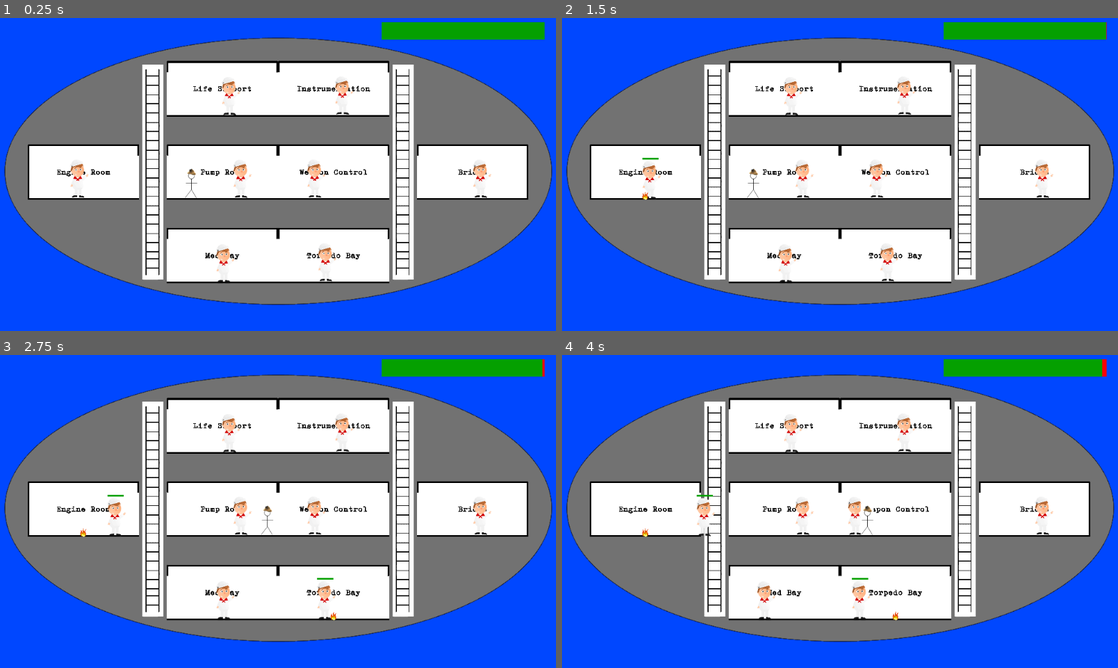
Above: before the commit, frames 1-4 (two rows, left to right).
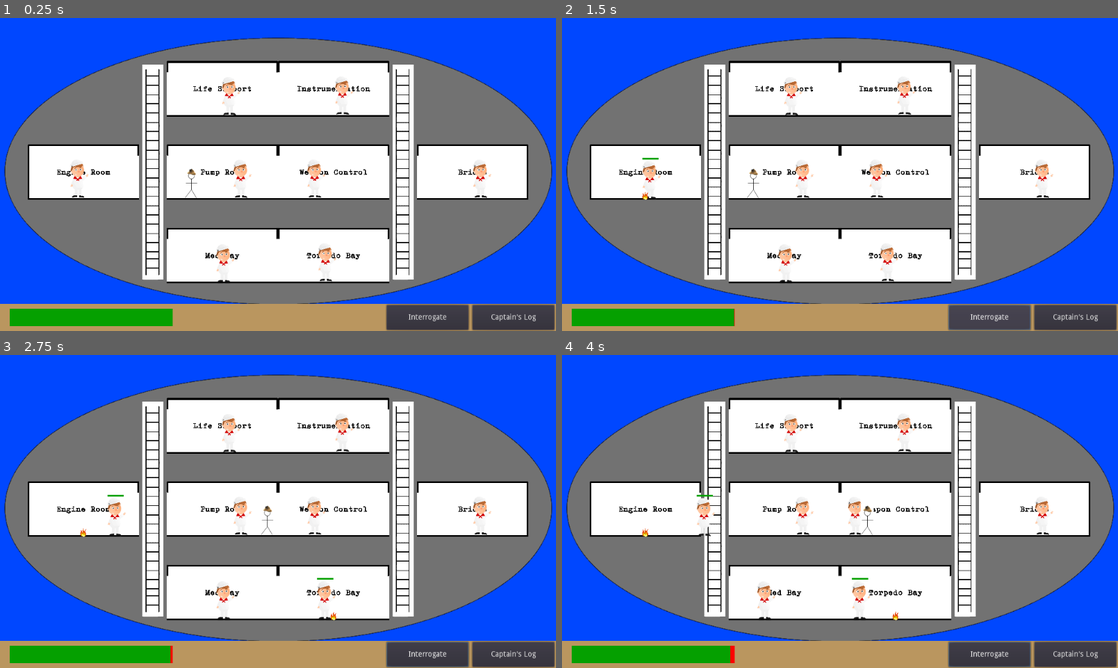
Above: after the commit, the same moments.

Repository: danielcannell/deep-clue-sea
Game: Godot game, scene res://Main.tscn
The game is run twice, just before and just after one commit, with the same random seed, the same clock (stepped at 60 frames per second) and the same inputs.
Inputs (mouse positions are in pixels of both pictures, inside the frame that each line leads up to):
- Up to frame 1 (0.25 s): no input
- Up to frame 2 (1.5 s): click (1073, 318) at 0.5 s, where only the run after the commit has a clickable "Captain's Log"; click (990, 318) at 1.25 s, where only the run after the commit has a clickable "Interrogate"
- Up to frame 3 (2.75 s): move the mouse to (83, 508) at 2.02 s; hold D (move_right) from 2.03 s (still down); click (83, 508) at 2.17 s; tap Space (jump) at 2.27 s
- Up to frame 4 (4 s): move the mouse to (895, 426) at 2.77 s; click (895, 426) at 2.92 s; tap Space (jump) at 3.02 s; move the mouse to (895, 508) at 3.52 s; release D (move_right) at 3.53 s; hold A (move_left) from 3.53 s (still down); click (895, 508) at 3.67 s

The runs differ from the first frame. In frame 1, 10% of the frame differs, in the area x 0-100%, y 1-100%; in frame 2, 10%; in frame 3, 10%; in frame 4, 10%.

Commit message:
Add hud buttons

Diff:
--- a/hud/HUD.tscn
+++ b/hud/HUD.tscn
@@ -8,9 +8,83 @@
 scale = Vector2( 1, 1 )
 transform = Transform2D( 1, 0, 0, 1, 0, 0 )
 
-[node name="Healthbar" type="Node2D" parent="." index="0"]
+[node name="Controlbar" type="Node2D" parent="." index="0"]
 
-position = Vector2( 852.749, 30.8964 )
+position = Vector2( 0, 600 )
+_sections_unfolded = [ "Transform" ]
+
+[node name="Background" type="ColorRect" parent="Controlbar" index="0"]
+
+anchor_left = 0.0
+anchor_top = 0.0
+anchor_right = 0.0
+anchor_bottom = 0.0
+margin_top = -50.0
+margin_right = 1024.0
+rect_pivot_offset = Vector2( 0, 0 )
+rect_clip_content = false
+mouse_filter = 0
+mouse_default_cursor_shape = 0
+size_flags_horizontal = 1
+size_flags_vertical = 1
+color = Color( 0.730469, 0.591143, 0.373795, 1 )
+_sections_unfolded = [ "Rect" ]
+
+[node name="LogButton" type="Button" parent="Controlbar" index="1"]
+
+anchor_left = 0.0
+anchor_top = 0.0
+anchor_right = 0.0
+anchor_bottom = 0.0
+margin_left = 870.0
+margin_top = -48.0
+margin_right = 1021.0
+margin_bottom = -2.0
+rect_pivot_offset = Vector2( 0, 0 )
+rect_clip_content = false
+focus_mode = 2
+mouse_filter = 0
+mouse_default_cursor_shape = 0
+size_flags_horizontal = 1
+size_flags_vertical = 1
+toggle_mode = false
+enabled_focus_mode = 2
+shortcut = null
+group = null
+text = "Captain's Log"
+flat = false
+align = 1
+_sections_unfolded = [ "Material" ]
+
+[node name="ChatButton" type="Button" parent="Controlbar" index="2"]
+
+anchor_left = 0.0
+anchor_top = 0.0
+anchor_right = 0.0
+anchor_bottom = 0.0
+margin_left = 712.0
+margin_top = -48.0
+margin_right = 863.0
+margin_bottom = -2.0
+rect_pivot_offset = Vector2( 0, 0 )
+rect_clip_content = false
+focus_mode = 2
+mouse_filter = 0
+mouse_default_cursor_shape = 0
+size_flags_horizontal = 1
+size_flags_vertical = 1
+toggle_mode = false
+enabled_focus_mode = 2
+shortcut = null
+group = null
+text = "Interrogate"
+flat = false
+align = 1
+_sections_unfolded = [ "Material" ]
+
+[node name="Healthbar" type="Node2D" parent="." index="1"]
+
+position = Vector2( 168, 559 )
 _sections_unfolded = [ "Transform" ]
 __meta__ = {
 "_edit_group_": true
